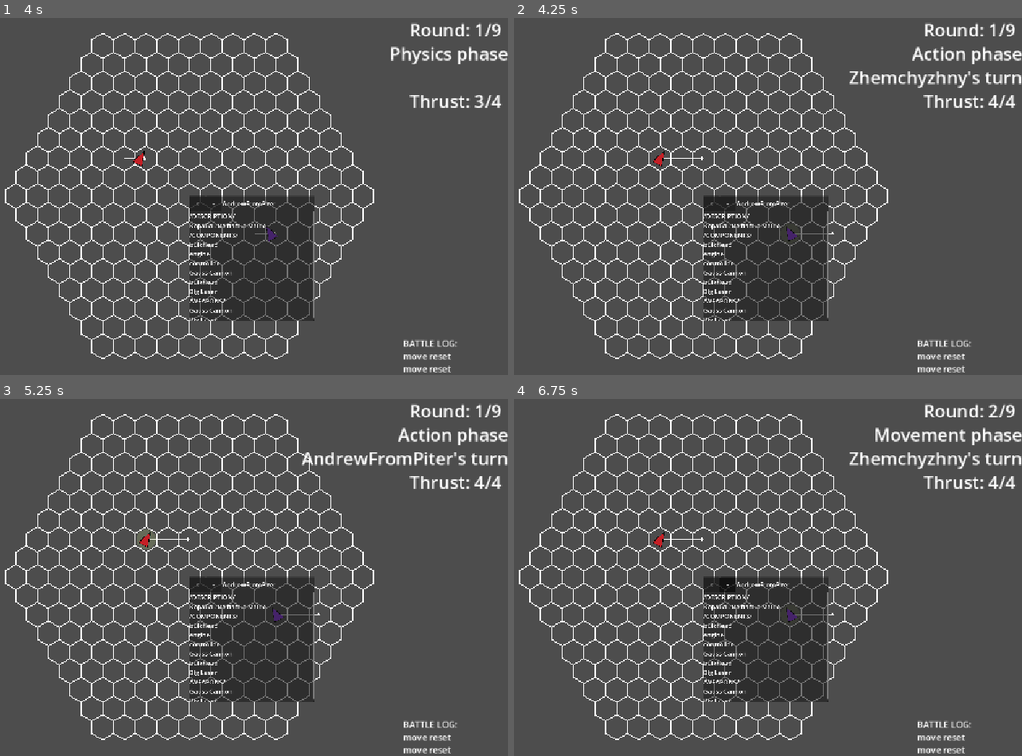
Above: before the commit, frames 1-4 (two rows, left to right).
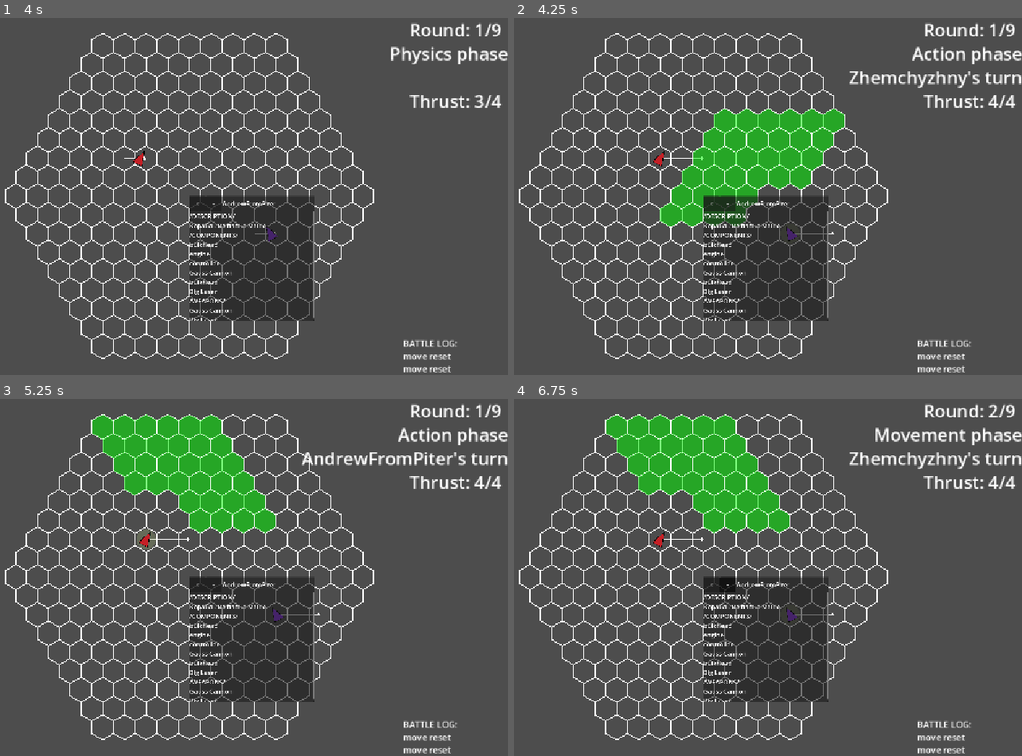
Above: after the commit, the same moments.

Repository: Idandot/Space-Arena
Game: Godot game, scene res://Base Class/Arena.tscn
Same seed, same stepped clock (60 frames per second), same inputs: the game is played once before the commit and once after it.
Inputs (mouse positions are in pixels of both pictures, inside the frame that each line leads up to):
- Up to frame 1 (4 s): tap Enter (end_turn) at 0.5, 3.6 s; drag from (254, 232) to (15, 196) at 0.52 s; click "--" at 1.25 s; click "X" at 2 s; tap Backspace (reset_move) at 2.75, 3.5 s; drag from (121, 157) to (15, 196) at 2.77 s; move the mouse to (254, 117) at 3.52 s; hold Right (turn_right) from 3.53 s (still down)
- Up to frame 2 (4.25 s): keep holding Right (turn_right)
- Up to frame 3 (5.25 s): release Right (turn_right) at 4.25 s; drag from (157, 648) to (25, 595) at 4.27 s; tap Backspace (reset_move) at 5 s; move the mouse to (381, 631) at 5.02 s; hold Left (turn_left) from 5.03 s (still down); tap Enter (end_turn) at 5.1 s
- Up to frame 4 (6.75 s): release Left (turn_left) at 5.75 s; tap Backspace (reset_move) at 5.75, 6.5 s; drag from (outside the picture) to (574, 652) at 5.77 s; move the mouse to (737, 577) at 6.52 s; hold Down (brake) from 6.53 s (still down); tap Enter (end_turn) at 6.6 s; click (737, 577) at 6.67 s

Frame 1 is identical in both runs. In frame 2, 6.6% of the frame differs, in the area x 28-66%, y 25-59%; in frame 3, 6.9%, in the area x 18-55%, y 4-38%; in frame 4, 6.9%.

Commit message:
0.1.6.17 Highlight Finally

Diff:
--- a/Base Class/Actor.tscn
+++ b/Base Class/Actor.tscn
@@ -91,7 +91,7 @@
 weapon_stats = Dictionary[String, Variant]({
 "arc_degrees": 120,
 "damage": 5,
-"facing_offset": 1,
+"facing_offset": 0,
 "max_range": 6,
 "min_range": 3,
 "name": "Gauss Cannon"
@@ -100,5 +100,13 @@
 actor_mediator = NodePath("../../ActorMediator")
 
 [node name="Weapon2" parent="ShipLayout" node_paths=PackedStringArray("hex_rigidbody", "actor_mediator") instance=ExtResource("16_pkitw")]
+weapon_stats = Dictionary[String, Variant]({
+"arc_degrees": 120,
+"damage": 5,
+"facing_offset": 0,
+"max_range": 6,
+"min_range": 3,
+"name": "Big Laser"
+})
 hex_rigidbody = NodePath("../../HexRigidbody")
 actor_mediator = NodePath("../../ActorMediator")
--- a/Base Class/ShipLayout.gd
+++ b/Base Class/ShipLayout.gd
@@ -47,7 +47,18 @@
 func _on_action_phase_turn_started(_actor, phase: Enums.game_states):
 	if phase != Enums.game_states.ACTION:
 		return
+	if _actor != parent:
+		return
+
+	await get_tree().process_frame
 
 	#запросить Хайлайт
+	var hexes_to_highlight: Array[Vector2i] = []
+	for weapon in get_weapons():
+		var arc = weapon.get_arc_hexes()
+		for hex in arc:
+			if hex not in hexes_to_highlight:
+				hexes_to_highlight.append(hex)
+	HexGridClass.highlight(hexes_to_highlight, Color.GREEN, false, true)
 
 	pass
--- a/Base Class/Visualizer.gd
+++ b/Base Class/Visualizer.gd
@@ -74,13 +74,3 @@
 	position = Vector2.ZERO
 
 	actor_mediator.call_movement_animation_finished()
-
-func _highlight_shooting_arc():
-	var layout: ShipLayout = parent.find_child("ShipLayout")
-	if layout == null:
-		return
-	var weapons: Array[Weapon] = layout.get_weapons()
-	for weapon in weapons:
-		weapon.get_arc_hexes()
-		#ТЫ ОСТАНОВИЛСЯ ТУТ
-	return
--- a/Modules/Weapon.gd
+++ b/Modules/Weapon.gd
@@ -57,6 +57,8 @@
 	if !hex_rigidbody:
 		return []
 	var origin = hex_rigidbody.axial_position
-	var weapon_facing = hex_rigidbody.facing.turn_by_index(weapon_stats["facing_offset"])
-	return AxialUtilities.hexes_in_sector(origin, weapon_facing,
+	print(parent.display_name, weapon_stats["name"], origin)
+	var weapon_facing: HexOrientation = HexOrientation.new()
+	weapon_facing.set_direction(weapon_stats["facing_offset"]+hex_rigidbody.facing.get_current_index())
+	return AxialUtilities.hexes_in_sector(origin, weapon_facing.get_current_vector(),
 	weapon_stats["arc_degrees"], weapon_stats["min_range"], weapon_stats["max_range"])
--- a/Static Class/AxialUtilities.gd
+++ b/Static Class/AxialUtilities.gd
@@ -206,15 +206,13 @@
 					arc_degrees: float = 120,
 					min_range: int = 0,
 					max_range: int = 50):
-
 	var _hexes_in_sector: Array[Vector2i] = []
 
 	var _half_arc = arc_degrees / 2
-	var _hexes_in_radius = hexes_in_radius(origin, min_range, max_range)
-
+	var _hexes_in_radius = hexes_in_radius(origin, max_range, min_range)
 	for hex_pos in _hexes_in_radius:
 		var angle_degrees = abs(angle_between(hex_pos - origin, facing))
-		if angle_degrees <= _half_arc + 0.001:
+		if angle_degrees <= _half_arc:
 			_hexes_in_sector.append(hex_pos)
 
 	return _hexes_in_sector
